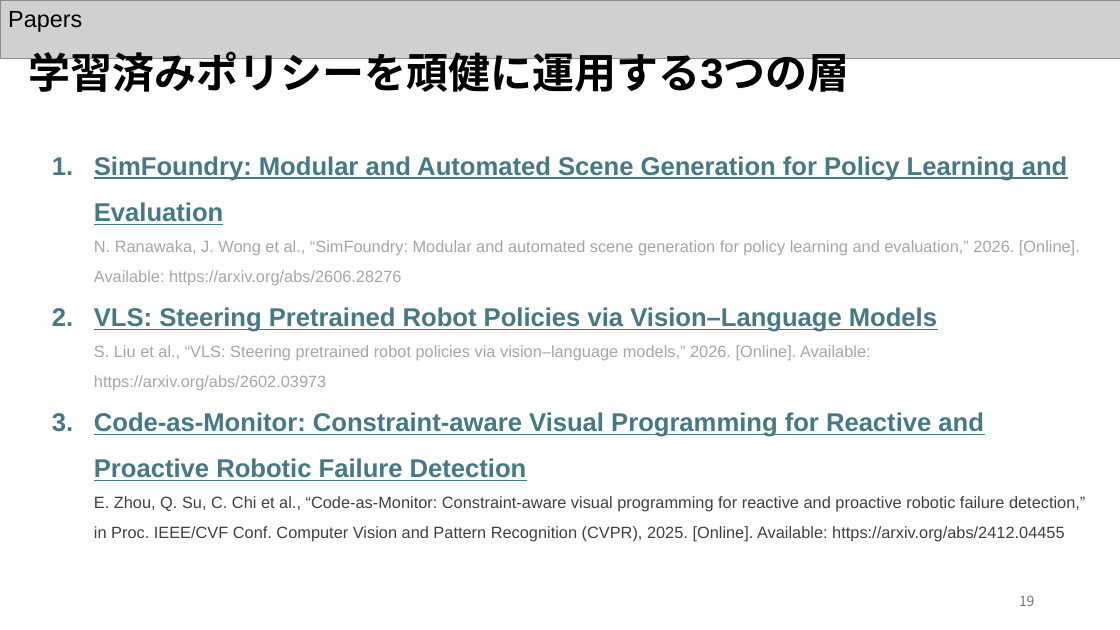
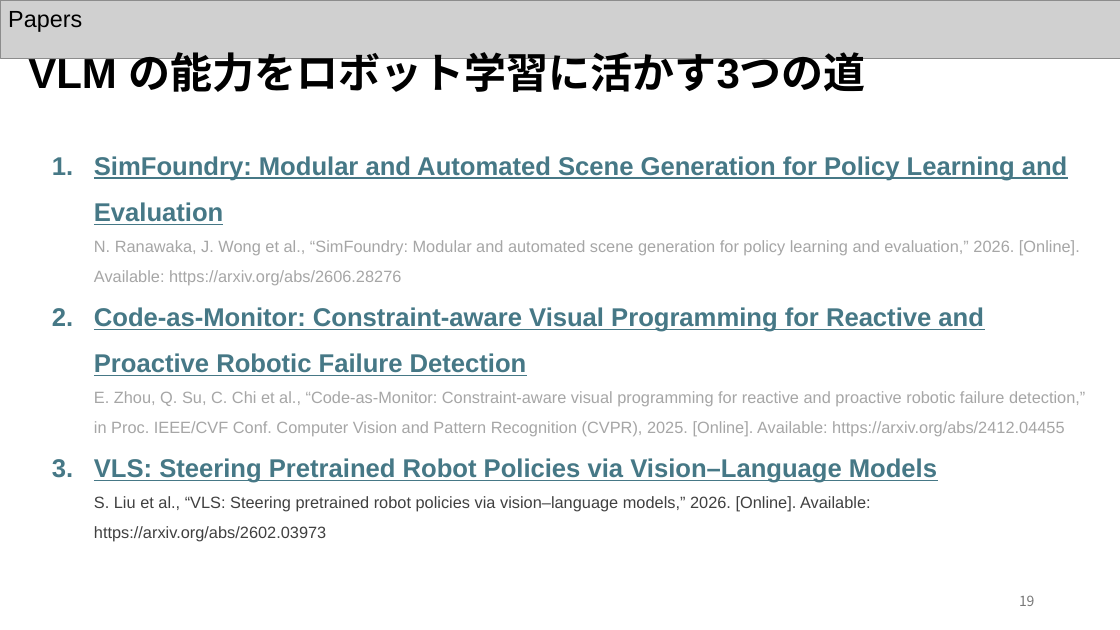
Before and after one commit to Azuma413/PaperPresentationSlides, a slide deck: slide 20 of 20261105_KaneyoshiHiratsuka_SurveySlide.pptx. Drawn at 1120x630 pixels with LibreOffice and Linux fonts; fonts in the diff are those of the drawing; grey boxes stand for pictures. Boxes give left, top, right and bottom in pixels: in the first picture for what was removed or moved away, otherwise in the second. Text is boxed around its words. In the diff, an @@ line names an element or a change of style, - is before the commit and + after.

```diff
--- a/20261105_KaneyoshiHiratsuka_SurveySlide.pptx
+++ b/20261105_KaneyoshiHiratsuka_SurveySlide.pptx
@@ text at <box>28,52,866,98</box>: text changed @@
-学習済みポリシーを頑健に運用する3つの層
+VLM の能力をロボット学習に活かす3つの道
@@ text at <box>94,307,1085,436</box>: paragraph added @@
+2. Code-as-Monitor: Constraint-aware Visual Programming for Reactive and Proactive Robotic Failure Detection
+   E. Zhou, Q. Su, C. Chi et al., “Code-as-Monitor: Constraint-aware visual programming for reactive and proactive robotic failure detection,” in Proc. IEEE/CVF Conf. Computer Vision and Pattern Recognition (CVPR), 2025. [Online]. Available: https://arxiv.org/abs/2412.04455
@@ text at <box>94,412,1085,541</box>: paragraph removed @@
-3. Code-as-Monitor: Constraint-aware Visual Programming for Reactive and Proactive Robotic Failure Detection
-   E. Zhou, Q. Su, C. Chi et al., “Code-as-Monitor: Constraint-aware visual programming for reactive and proactive robotic failure detection,” in Proc. IEEE/CVF Conf. Computer Vision and Pattern Recognition (CVPR), 2025. [Online]. Available: https://arxiv.org/abs/2412.04455
@@ text at <box>94,458,937,541</box>: text colour #A6A6A6 to #404040 in "S. Liu et al., “VLS: Steering pretrained ..." @@
```
Also in this commit, not shown: 24 other slides changed, 2 slides added, 2 slides removed, 46 other files.
